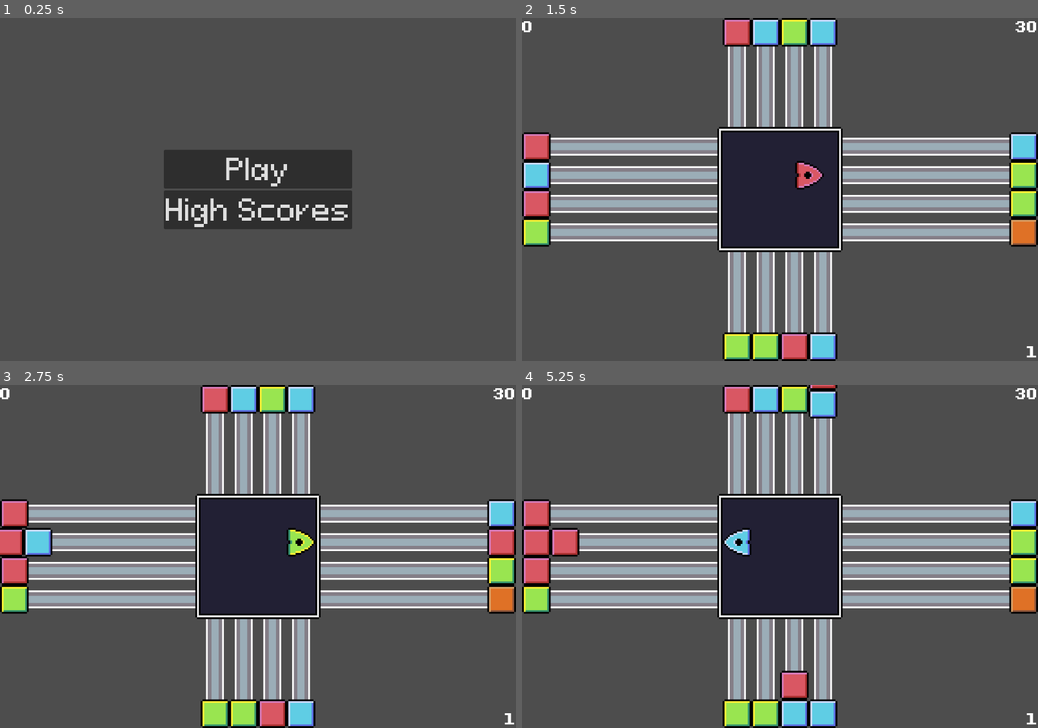
Above: before the commit, frames 1-4 (two rows, left to right).
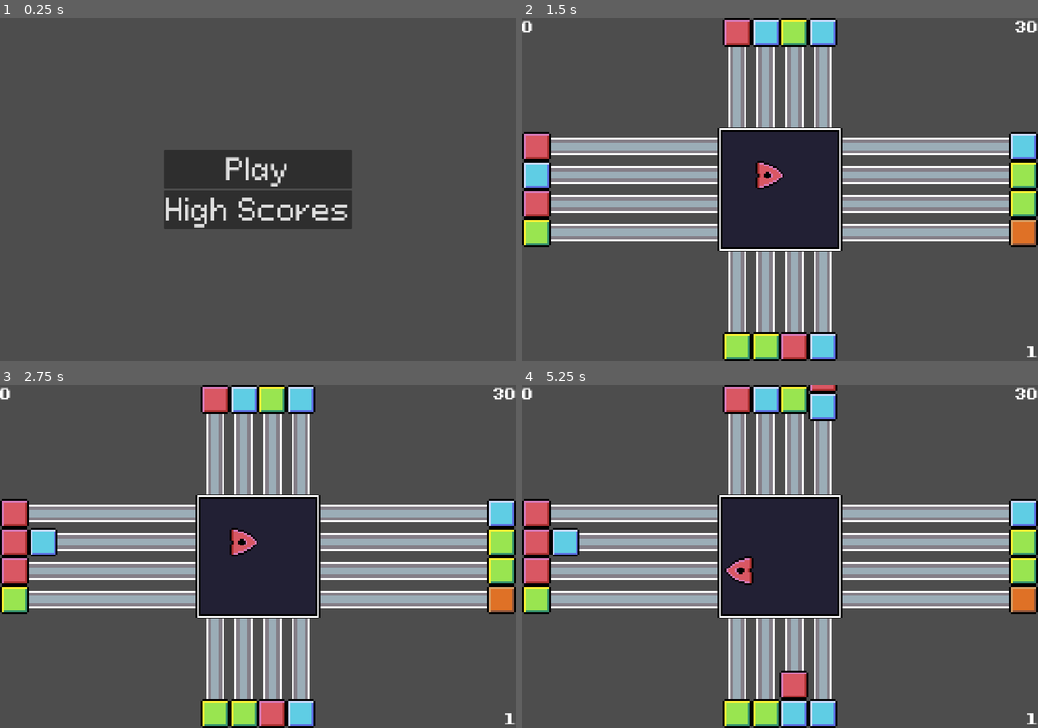
Above: after the commit, the same moments.

Repository: Crestor123/zoop
Game: Godot game, scene res://scenes/game.tscn
Two runs of this game, one before a commit and one after it. Both use one fixed random seed, a clock stepped at 60 frames per second and the inputs below.
Inputs (mouse positions are in pixels of both pictures, inside the frame that each line leads up to):
- Up to frame 1 (0.25 s): no input
- Up to frame 2 (1.5 s): click "Play" at 0.5 s; move the mouse to (893, 172) at 1.27 s; hold D (right) from 1.28 s (still down); tap X (cycle_powerup) at 1.35 s; click (893, 172) at 1.42 s
- Up to frame 3 (2.75 s): tap Space (dash) at 1.55 s; release D (right) at 2 s; drag from (154, 573) to (299, 542) at 2.02 s
- Up to frame 4 (5.25 s): move the mouse to (831, 481) at 2.77 s; hold D (right) 2.78-3.5 s; tap X (cycle_powerup) at 2.85, 4.35 s; click (831, 481) at 2.92 s; tap Space (dash) at 3.05, 4.55 s; drag from (754, 625) to (625, 505) at 3.52 s; move the mouse to (934, 607) at 4.27 s; hold A (left) 4.28-5 s; click (934, 607) at 4.42 s; drag from (625, 505) to (702, 470) at 5.02 s

The runs differ from the first frame. In frame 1, 0.5% of the frame differs, in the area x 32-68%, y 40-62%; in frame 2, 4.4%; in frame 3, 5.0%, in the area x 0-100%, y 0-100%; in frame 4, 4.9%.

Commit message:
Started on mobile compatibility.

Diff:
--- a/objects/field/collectible.gd
+++ b/objects/field/collectible.gd
@@ -4,7 +4,7 @@
 @onready var Collision = $CollisionShape2D
 
 @export var score_popup : PackedScene
-@export var speed : float = 20
+@export var speed : float = 30
 
 var line : BlockLine = null
 var next_position : Vector2
--- /dev/null
+++ b/objects/player/controller.gd
@@ -0,0 +1,33 @@
+class_name PlayerController extends Node
+
+signal dash
+signal powerup
+
+var input_buffer : Array[Vector2] = [Vector2.ZERO]
+
+var inputs = {
+	"up" : 		Vector2.UP,
+	"down" : 	Vector2.DOWN,
+	"left" : 	Vector2.LEFT,
+	"right" : 	Vector2.RIGHT
+}
+
+
+func _process(delta):
+	if Input.is_action_just_pressed("cycle_powerup"):
+		powerup.emit()
+
+	if Input.is_action_just_pressed("dash"):
+		dash.emit()
+
+func get_inputs():
+	# Loop through the inputs array and check each direction for movement
+	# Add the input directions to the buffer
+	for dir in inputs.keys():
+		if Input.is_action_just_pressed(dir):
+			input_buffer.append(inputs[dir])
+	for dir in inputs.keys():
+		if Input.is_action_just_released(dir):
+			input_buffer.erase(inputs[dir])
+
+	return input_buffer
--- /dev/null
+++ b/objects/player/controller.tscn
@@ -0,0 +1,6 @@
+[gd_scene format=3 uid="uid://pvesepqcs6n8"]
+
+[ext_resource type="Script" uid="uid://dxgka1rhbk01v" path="res://objects/player/controller.gd" id="1_ee37d"]
+
+[node name="Controller" type="Node" unique_id=1725016873]
+script = ExtResource("1_ee37d")
--- a/objects/player/player_ship.gd
+++ b/objects/player/player_ship.gd
@@ -1,10 +1,14 @@
 class_name Player extends Area2D
 
+@onready var Controller = $Controller
+@onready var TouchController = $TouchscreenController
+@onready var TouchscreenControls = $TouchControlAnchor/TouchScreenControls
 @onready var CollisionRay = $CollisionRay
 @onready var DashRay = $DashRay
 @onready var Sprite = $Sprite2D
 @onready var ColorComp = $ColorComponent
 @onready var Powerups = $Powerups
+@onready var Afterimages = $Afterimages
 
 @export var powerup_object : PackedScene
 @export var color : Game.BlockColor
@@ -24,6 +28,7 @@
 	DASH,
 }
 
+var current_controller : PlayerController
 var input_buffer : Array[Vector2] = [Vector2.ZERO]
 var buffered_dash : bool = false
 var current_input : Vector2
@@ -32,13 +37,6 @@
 var break_all_blocks : bool = false
 var current_powerup : PlayerPowerup
 var next_powerup_index : int = -1
-
-var inputs = {
-	"up" : 		Vector2.UP,
-	"down" : 	Vector2.DOWN,
-	"left" : 	Vector2.LEFT,
-	"right" : 	Vector2.RIGHT
-}
 
 var active : bool = true
 var target_block : Collectible
@@ -51,30 +49,18 @@
 	position = position.snapped(Vector2.ONE * stride)
 	position += Vector2.ONE * stride / 2
 
+	current_controller = TouchController
+
+	TouchscreenControls.connect_signals(TouchController)
+
+	Controller.dash.connect(dash)
+	Controller.powerup.connect(cycle_powerup)
+	TouchController.dash.connect(dash)
+	TouchController.powerup.connect(cycle_powerup)
+	TouchController.set_dir.connect(set_direction)
+
 func _process(delta):
-	if active == false: return
-
-	# If we're not dashing, we can select the powerup we want to use
-	if cur_state != State.DASH:
-		if Input.is_action_just_pressed("cycle_powerup"):
-			cycle_powerup()
-
-	if Input.is_action_just_pressed("dash") or buffered_dash == true:
-		if current_powerup != null:
-			use_powerup()
-		else:
-			check_target()
-			dash()
-
-	# Loop through the inputs array and check each direction for movement
-	# Add the input directions to the buffer
-	for dir in inputs.keys():
-		if Input.is_action_just_pressed(dir):
-			#move(inputs[dir])
-			input_buffer.append(inputs[dir])
-	for dir in inputs.keys():
-		if Input.is_action_just_released(dir):
-			input_buffer.erase(inputs[dir])
+	input_buffer = current_controller.get_inputs()
 
 	# Select the current input from the buffer
 	# If we're idling, we can initiate a move
@@ -89,6 +75,9 @@
 
 ## Selects an available powerup from the player's list of powerups.
 func cycle_powerup():
+	if cur_state == State.DASH or active == false:
+		return
+
 	var num_powerups = Powerups.get_child_count()
 	if num_powerups == 0: return
 
@@ -114,6 +103,15 @@
 ## Changes state to the dash state.
 func dash():
 	# Only initiate a dash if we're not moving
+	if active == false:
+		return
+
+	if current_powerup != null:
+		use_powerup()
+		return
+
+	check_target()
+
 	if cur_state != State.IDLE:
 		buffered_dash = true
 		return
@@ -184,10 +182,19 @@
 
 	next_powerup_index = -1
 
+func set_direction(dir : Vector2):
+	if active == false: return
+
+	Sprite.rotation = dir.angle() + deg_to_rad(90)
+	current_direction = dir
+
+
 ## Moves the player in a given direction, and rotates the player to face that direction.
 ## Changes state to move.
 ## dir : The direction to move.
 func move(dir : Vector2):
+	if active == false: return
+
 	Sprite.rotation = dir.angle() + deg_to_rad(90)
 	current_direction = dir
 
--- a/objects/player/player_ship.tscn
+++ b/objects/player/player_ship.tscn
@@ -6,6 +6,9 @@
 [ext_resource type="PackedScene" uid="uid://csvfmfr5q7lnr" path="res://objects/player/player_powerup.tscn" id="2_t1vf4"]
 [ext_resource type="PackedScene" uid="uid://0v57e6ojg36b" path="res://objects/field/color_component.tscn" id="3_e37u2"]
 [ext_resource type="Texture2D" uid="uid://ddiea1560ol46" path="res://assets/palettes/zoop-red-palette.png" id="4_tgrec"]
+[ext_resource type="PackedScene" uid="uid://pvesepqcs6n8" path="res://objects/player/controller.tscn" id="7_5uoij"]
+[ext_resource type="Script" uid="uid://durw8vnugetke" path="res://objects/player/touchscreen_controller.gd" id="8_jvysh"]
+[ext_resource type="PackedScene" uid="uid://c53i6y013frb7" path="res://scenes/touch_screen_controls.tscn" id="9_1oib4"]
 
 [sub_resource type="ShaderMaterial" id="ShaderMaterial_kx2u2"]
 resource_local_to_scene = true
@@ -49,4 +52,39 @@
 
 [node name="Powerups" type="Node" parent="." unique_id=1125657941]
 
+[node name="Afterimages" type="Node2D" parent="." unique_id=1052222104]
+visible = false
+
+[node name="Sprite2D" type="Sprite2D" parent="Afterimages" unique_id=1934106813]
+process_mode = 1
+material = SubResource("ShaderMaterial_kx2u2")
+texture = ExtResource("2_e37u2")
+region_enabled = true
+region_rect = Rect2(0, 16, 16, 16)
+
+[node name="Sprite2D2" type="Sprite2D" parent="Afterimages" unique_id=1015374957]
+process_mode = 1
+material = SubResource("ShaderMaterial_kx2u2")
+texture = ExtResource("2_e37u2")
+region_enabled = true
+region_rect = Rect2(0, 16, 16, 16)
+
+[node name="Sprite2D3" type="Sprite2D" parent="Afterimages" unique_id=1244604699]
+process_mode = 1
+material = SubResource("ShaderMaterial_kx2u2")
+texture = ExtResource("2_e37u2")
+region_enabled = true
+region_rect = Rect2(0, 16, 16, 16)
+
+[node name="Controller" parent="." unique_id=1725016873 instance=ExtResource("7_5uoij")]
+
+[node name="TouchscreenController" type="Node" parent="." unique_id=176480213]
+script = ExtResource("8_jvysh")
+
+[node name="TouchControlAnchor" type="Node2D" parent="." unique_id=526030713]
+position = Vector2(-576, -384)
+
+[node name="TouchScreenControls" parent="TouchControlAnchor" unique_id=1952185707 instance=ExtResource("9_1oib4")]
+z_index = 4
+
 [connection signal="body_entered" from="." to="." method="_on_body_entered"]
--- /dev/null
+++ b/objects/player/touchscreen_controller.gd
@@ -0,0 +1,42 @@
+class_name TouchscreenController extends PlayerController
+
+signal set_dir
+
+func dash_pressed():
+	dash.emit()
+
+func powerup_pressed():
+	powerup.emit()
+
+func set_direction(dir : Vector2):
+	set_dir.emit(dir)
+
+func up_pressed():
+	input_buffer.append(inputs["up"])
+
+func down_pressed():
+	input_buffer.append(inputs["down"])
+
+func left_pressed():
+	input_buffer.append(inputs["left"])
+
+func right_pressed():
+	input_buffer.append(inputs["right"])
+
+func up_released():
+	input_buffer.erase(inputs["up"])
+
+func down_released():
+	input_buffer.erase(inputs["down"])
+
+func left_released():
+	input_buffer.erase(inputs["left"])
+
+func right_released():
+	input_buffer.erase(inputs["right"])
+
+func get_inputs():
+	var inputs = input_buffer.duplicate()
+	input_buffer.clear()
+	input_buffer = [Vector2.ZERO]
+	return inputs
--- a/project.godot
+++ b/project.godot
@@ -12,14 +12,14 @@
 
 config/name="Zoop"
 run/main_scene="uid://cinkbqxfo5134"
-config/features=PackedStringArray("4.6", "Mobile")
+config/features=PackedStringArray("4.7", "Mobile")
 config/icon="res://icon.svg"
 
 [display]
 
 window/size/viewport_height=768
 window/stretch/mode="canvas_items"
-window/stretch/scale_mode="integer"
+window/handheld/orientation=4
 
 [input]
 
@@ -64,6 +64,10 @@
 ]
 }
 
+[input_devices]
+
+pointing/emulate_touch_from_mouse=true
+
 [physics]
 
 3d/physics_engine="Jolt Physics"
@@ -72,3 +76,4 @@
 
 rendering_device/driver.windows="d3d12"
 renderer/rendering_method="mobile"
+textures/vram_compression/import_etc2_astc=true
--- a/scenes/field.gd
+++ b/scenes/field.gd
@@ -6,6 +6,8 @@
 @onready var PlayerArea = $PlayerArea
 @onready var BlockTimer = $BlockTimer
 @onready var UI : FieldUI = $CanvasLayer/FieldUI
+@onready var Camera = $Camera2D
+@onready var Audio = $AudioStreamPlayer2D
 
 @export var tile_size : int = 16
 @export var block_line_object : PackedScene
@@ -89,6 +91,7 @@
 	var x_size = Background.get_used_rect().size.x * tile_size
 	var y_size = Background.get_used_rect().size.y * tile_size
 
+	PlayerShip.clear_input_buffer()
 	PlayerShip.active = true
 	PlayerShip.position = Vector2(x_size / 2 - half_tile, y_size / 2 - half_tile)
 
@@ -154,24 +157,34 @@
 
 func gain_powerup(powerup : PlayerPowerup):
 	var powerup_ui = UI.add_powerup(powerup.powerup_data.sprite)
+	Audio.play_bonus()
 	powerup.powerup_ui = powerup_ui
 
 func block_broken(block : Collectible, powerup_active : bool):
+	var line = block.line
+
+	Camera.add_trauma(0.3)
+	Audio.adjust_pitch(blocks_broken)
+	Audio.play_explosion()
+
 	blocks_required -= 1
 	UI.update_blocks_required(blocks_required)
 	if blocks_required == 0:
 		level_up()
 
+	blocks_broken += 1
 	var points : int = points_per_block
 	if !powerup_active:
-		blocks_broken += 1
 		score_multiplier += 1
 		points = points_per_block * score_multiplier
 	gain_points(points)
 
 	var new_popup : ScorePopup = score_popup_object.instantiate()
 	add_child(new_popup)
-	new_popup.global_position = block.global_position
+	if line.direction == Vector2.LEFT:
+		new_popup.global_position = block.global_position - Vector2(48, 0)
+	else:
+		new_popup.global_position = block.global_position
 	new_popup.set_points(points)
 
 func level_up():
@@ -195,6 +208,7 @@
 
 func game_over():
 	block_timer_active = false
+	Audio.play_gameover()
 	PlayerShip.game_over()
 
 	s_game_over.emit(score)
--- a/scenes/field.tscn
+++ b/scenes/field.tscn
@@ -8,6 +8,11 @@
 [ext_resource type="PackedScene" uid="uid://ofsa343wlks6" path="res://objects/field/player_area.tscn" id="4_7156t"]
 [ext_resource type="Texture2D" uid="uid://cb5btl1eslxl4" path="res://assets/zoop-ship-2.png" id="4_tcubs"]
 [ext_resource type="PackedScene" uid="uid://cpxtcaeflpuxd" path="res://scenes/field_ui.tscn" id="5_pn4dk"]
+[ext_resource type="Script" uid="uid://cvhiaxs11r5ir" path="res://scenes/field_camera.gd" id="9_aaam2"]
+[ext_resource type="AudioStream" uid="uid://dbgsosxomgt65" path="res://assets/audio/lumora_studios-pixel-explosion-319166.mp3" id="10_5qjf2"]
+[ext_resource type="Script" uid="uid://q67a2dgkqlcp" path="res://scenes/field_audio.gd" id="11_mwwu5"]
+[ext_resource type="AudioStream" uid="uid://2gxa3mbpjl6f" path="res://assets/audio/chisper-8-bit-bonus-pickup-634754.mp3" id="12_35llp"]
+[ext_resource type="AudioStream" uid="uid://dcn63vqnevvkx" path="res://assets/audio/lumora_studios-pixel-game-over-319170.mp3" id="13_7bjmq"]
 
 [sub_resource type="TileSetAtlasSource" id="TileSetAtlasSource_ttalb"]
 texture = ExtResource("1_6pmjc")
@@ -73,4 +78,16 @@
 process_mode = 1
 one_shot = true
 
+[node name="Camera2D" type="Camera2D" parent="." unique_id=820721713]
+position = Vector2(144, 96)
+script = ExtResource("9_aaam2")
+
+[node name="AudioStreamPlayer2D" type="AudioStreamPlayer2D" parent="." unique_id=2000909686]
+stream = ExtResource("10_5qjf2")
+pitch_scale = 0.01
+script = ExtResource("11_mwwu5")
+sfx_explosion = ExtResource("10_5qjf2")
+sfx_bonus = ExtResource("12_35llp")
+sfx_gameover = ExtResource("13_7bjmq")
+
 [connection signal="timeout" from="BlockTimer" to="." method="_on_block_timer_timeout"]
--- /dev/null
+++ b/scenes/field_audio.gd
@@ -0,0 +1,28 @@
+extends AudioStreamPlayer2D
+
+@export var sfx_explosion : AudioStreamMP3
+@export var sfx_bonus : AudioStreamMP3
+@export var sfx_gameover : AudioStreamMP3
+
+func _ready():
+	randomize()
+
+func play_explosion():
+	stream = sfx_explosion
+	play()
+
+func play_bonus():
+	stream = sfx_bonus
+	reset_pitch()
+	play()
+
+func play_gameover():
+	stream = sfx_gameover
+	reset_pitch()
+	play()
+
+func adjust_pitch(multiplier : int):
+	pitch_scale = max(1.0 - (multiplier * 0.2), 0.5)
+
+func reset_pitch():
+	pitch_scale = 1.0
--- /dev/null
+++ b/scenes/field_camera.gd
@@ -0,0 +1,23 @@
+extends Camera2D
+
+@export var decay  : float = 0.8
+@export var max_offset : Vector2 = Vector2(16, 16)
+
+var trauma : float = 0.0
+var power : int = 2
+
+func _ready():
+	randomize()
+
+func add_trauma(amount : float):
+	trauma = min(trauma + amount, 1.0)
+
+func _process(delta):
+	if trauma:
+		trauma = max(trauma - decay * delta, 0)
+		shake()
+
+func shake():
+	var amount = pow(trauma, power)
+	offset.x = max_offset.x * amount * randf_range(-1, 1)
+	offset.y = max_offset.y * amount * randf_range(-1, 1)
--- a/scenes/field_ui.gd
+++ b/scenes/field_ui.gd
@@ -12,6 +12,7 @@
 @onready var lblGameOverScore = $GameOverMenu/PanelContainer/VBoxContainer/GameOverScore
 @onready var NewHighScoreMenu = $GameOverMenu/PanelContainer/VBoxContainer/NewHighScoreMenu
 @onready var NameEntry = $GameOverMenu/PanelContainer/VBoxContainer/NewHighScoreMenu/HBoxContainer/HighScoreNameEntry
+@onready var btnScoreConfirm = $GameOverMenu/PanelContainer/VBoxContainer/NewHighScoreMenu/HBoxContainer/NewHighScoreConfirm
 
 signal resume
 signal reset
@@ -44,6 +45,9 @@
 	if new_high_score:
 		NameEntry.editable = true
 		NewHighScoreMenu.show()
+	else:
+		NameEntry.editable = false
+		NewHighScoreMenu.hide()
 
 	GameOverMenu.show()
 
@@ -53,6 +57,7 @@
 
 func submit_high_score():
 	NameEntry.editable = false
+	btnScoreConfirm.disabled = true
 	new_high_score_confirm.emit(NameEntry.text)
 
 func _on_resume_pressed():
--- a/scenes/field_ui.tscn
+++ b/scenes/field_ui.tscn
@@ -164,6 +164,7 @@
 label_settings = SubResource("LabelSettings_gxfca")
 
 [node name="NewHighScoreMenu" type="VBoxContainer" parent="GameOverMenu/PanelContainer/VBoxContainer" unique_id=1193563039]
+visible = false
 layout_mode = 2
 
 [node name="NewHighScore" type="Label" parent="GameOverMenu/PanelContainer/VBoxContainer/NewHighScoreMenu" unique_id=1345982203]
--- a/scenes/high_scores.gd
+++ b/scenes/high_scores.gd
@@ -15,8 +15,8 @@
 	if high_scores.size() < score_count:
 		return true
 
-	for score_name in high_scores:
-		var score_value = high_scores[score_name]
+	for score_i : HighScoreData in high_scores:
+		var score_value = score_i.score
 		if score > score_value: return true
 
 	return false
--- /dev/null
+++ b/scenes/touch_screen_controls.gd
@@ -0,0 +1,115 @@
+extends Control
+
+@onready var btnUp = $Up
+@onready var btnDown = $Down
+@onready var btnLeft = $Left
+@onready var btnRight = $Right
+
+@export var swipe_threshold : float = 25.0
+@export var max_tap_time : float = 50.0
+
+signal up
+signal down
+signal left
+signal right
+
+signal set_direction
+signal dash
+signal powerup
+
+var start_pos : Vector2 = Vector2.ZERO
+var drag_vector : Vector2
+var pressed : bool = false
+var tapping : bool = false
+var button_pressed : TouchScreenButton = null
+var tap_start_time : float = 0.0
+var cur_time : float = 0.0
+
+func connect_signals(controller : TouchscreenController):
+	dash.connect(controller.dash_pressed)
+	powerup.connect(controller.powerup_pressed)
+	set_direction.connect(controller.set_direction)
+	up.connect(controller.up_pressed)
+	down.connect(controller.down_pressed)
+	left.connect(controller.left_pressed)
+	right.connect(controller.right_pressed)
+	pass
+
+
+func _process(delta):
+	if pressed:
+		cur_time = Time.get_ticks_msec()
+		#print(cur_time - tap_start_time)
+	if !tapping and cur_time - tap_start_time >= max_tap_time:
+		tapping = true
+
+	if tapping:
+		tap()
+
+
+func _input(event : InputEvent):
+	if event is InputEventScreenTouch:
+		if event.pressed:
+			pressed = true
+			tap_start_time = Time.get_ticks_msec()
+			start_pos = event.position
+			cur_time = 0.0
+		elif pressed:
+			button_pressed = null
+			pressed = false
+			tapping = false
+			cur_time = 0.0
+
+	if event is InputEventScreenDrag:
+		drag_vector = event.position - start_pos
+		#print(drag_vector.length())
+		print(tapping)
+		if drag_vector.length() > swipe_threshold and !tapping:
+			swipe()
+
+
+func tap():
+	#print(button_pressed)
+	match(button_pressed):
+		btnUp:
+			up.emit()
+		btnDown:
+			down.emit()
+		btnLeft:
+			left.emit()
+		btnRight:
+			right.emit()
+
+
+func swipe():
+	var dash_vector = Vector2.ZERO
+	if abs(drag_vector.x) > abs(drag_vector.y):
+		if drag_vector.x > 0:
+			dash_vector = Vector2.RIGHT
+		else:
+			dash_vector = Vector2.LEFT
+	else:
+		if drag_vector.y > 0:
+			dash_vector = Vector2.DOWN
+		else:
+			dash_vector = Vector2.UP
+
+
+	drag_vector = Vector2.ZERO
+	if dash_vector != Vector2.ZERO:
+		set_direction.emit(dash_vector)
+		dash.emit()
+	pass
+
+
+func _on_up_pressed():
+	button_pressed = btnUp
+
+func _on_down_pressed():
+	button_pressed = btnDown
+
+func _on_left_pressed():
+	button_pressed = btnLeft
+
+func _on_right_pressed():
+	button_pressed = btnRight
--- /dev/null
+++ b/scenes/touch_screen_controls.tscn
@@ -0,0 +1,53 @@
+[gd_scene format=3 uid="uid://c53i6y013frb7"]
+
+[ext_resource type="Script" uid="uid://csqp114ldxh7k" path="res://scenes/touch_screen_controls.gd" id="1_45nwv"]
+
+[sub_resource type="RectangleShape2D" id="RectangleShape2D_mywy5"]
+size = Vector2(544, 544)
+
+[node name="TouchScreenControls" type="Control" unique_id=1952185707]
+layout_mode = 3
+anchors_preset = 15
+anchor_right = 1.0
+anchor_bottom = 1.0
+grow_horizontal = 2
+grow_vertical = 2
+mouse_default_cursor_shape = 2
+script = ExtResource("1_45nwv")
+
+[node name="Up" type="TouchScreenButton" parent="." unique_id=735003696]
+position = Vector2(576, 0)
+rotation = 0.7853982
+scale = Vector2(0.9999999, 0.9999999)
+shape = SubResource("RectangleShape2D_mywy5")
+passby_press = true
+
+[node name="Down" type="TouchScreenButton" parent="." unique_id=793957653]
+position = Vector2(576, 768)
+rotation = 0.7853982
+scale = Vector2(0.9999999, 0.9999999)
+shape = SubResource("RectangleShape2D_mywy5")
+passby_press = true
+
+[node name="Left" type="TouchScreenButton" parent="." unique_id=965502000]
+position = Vector2(192.00003, 384.00003)
+rotation = 0.7853982
+scale = Vector2(0.9999999, 0.9999999)
+shape = SubResource("RectangleShape2D_mywy5")
+passby_press = true
+
+[node name="Right" type="TouchScreenButton" parent="." unique_id=434150904]
+position = Vector2(961, 382.99997)
+rotation = 0.7853982
+scale = Vector2(0.9999999, 0.9999999)
+shape = SubResource("RectangleShape2D_mywy5")
+passby_press = true
+
+[connection signal="pressed" from="Up" to="." method="_on_up_pressed"]
+[connection signal="released" from="Up" to="." method="_on_up_released"]
+[connection signal="pressed" from="Down" to="." method="_on_down_pressed"]
+[connection signal="released" from="Down" to="." method="_on_down_released"]
+[connection signal="pressed" from="Left" to="." method="_on_left_pressed"]
+[connection signal="released" from="Left" to="." method="_on_left_released"]
+[connection signal="pressed" from="Right" to="." method="_on_right_pressed"]
+[connection signal="released" from="Right" to="." method="_on_right_released"]
Not shown, added: assets/audio/chisper-8-bit-bonus-pickup-634754.mp3.import
Not shown, added: assets/audio/lumora_studios-pixel-explosion-319166.mp3.import
Not shown, added: assets/audio/lumora_studios-pixel-game-over-319170.mp3.import
Not shown, added: export_presets.cfg
Not shown, added: objects/player/controller.gd.uid
Not shown, added: objects/player/touchscreen_controller.gd.uid
Not shown, added: scenes/field_audio.gd.uid
Not shown, added: scenes/field_camera.gd.uid
Not shown, added: scenes/touch_screen_controls.gd.uid
Not shown, added: assets/audio/chisper-8-bit-bonus-pickup-634754.mp3
Not shown, added: assets/audio/lumora_studios-pixel-explosion-319166.mp3
Not shown, added: assets/audio/lumora_studios-pixel-game-over-319170.mp3
